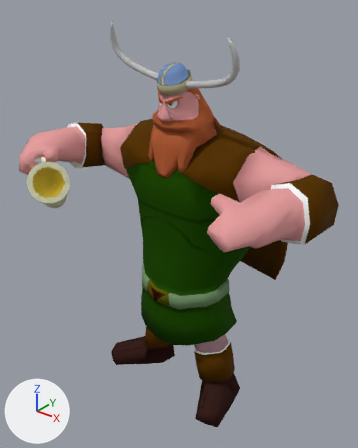
The OBJ model assets/Animacion/Vikingo/Celebracion/vikingoCelebracion_000444.obj as it was, and as the next commit left it.
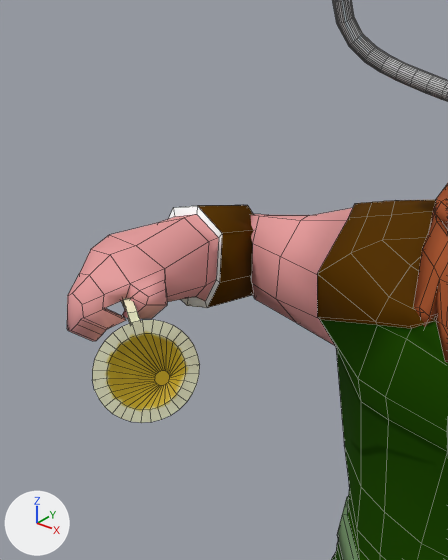
Each version appears first whole from a 50 mm lens placed at (5.06, -5.8, 7.3), pointed at (0.04, 0.48, 3.41), and next in a close-up from a 50 mm lens placed at (0.89, -3.35, 6.58), pointed at (-1.83, 0.06, 4.47). Arrows for +X, +Y and +Z are at lower left; the lights stay in place. The close-ups show mesh edges as thin lines. Where no turn or scale is listed for an object, it has been applied to the vertices.

Objects in the first close-up: 'Vilkingo_ikingoH', 'jarra_jarraH'.
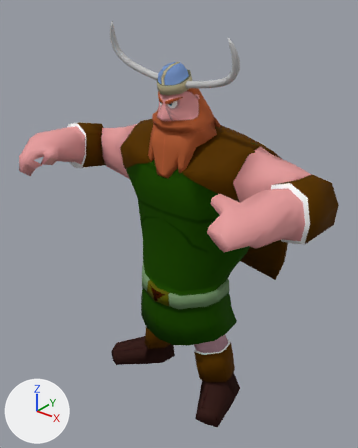
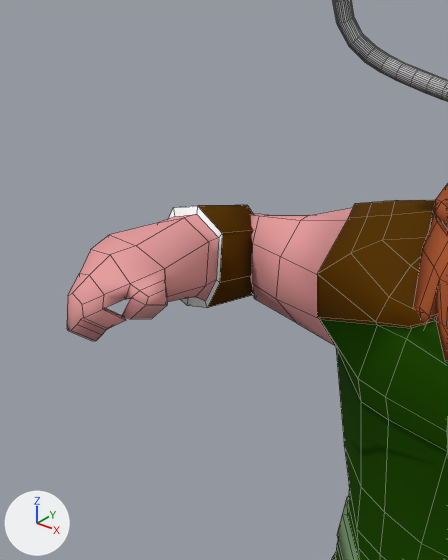
Changed parts and their boxes (x1, y1, x2, y2) in the close-ups (448 x 560 px):
'jarra_jarraH', deleted
    before: (92, 298, 200, 423)

The change, as a diff of the scene's bpy script:
```diff
--- a/assets/Animacion/Vikingo/Celebracion/vikingoCelebracion_000444.obj.py
+++ b/assets/Animacion/Vikingo/Celebracion/vikingoCelebracion_000444.obj.py
@@ ob_jarra_jarrah @@
-ob_jarra_jarrah = bpy.data.objects.new('jarra_jarraH', me_jarra_jarrah)
-ob_jarra_jarrah.location = (0.0, 0.0, 0.0)
```
